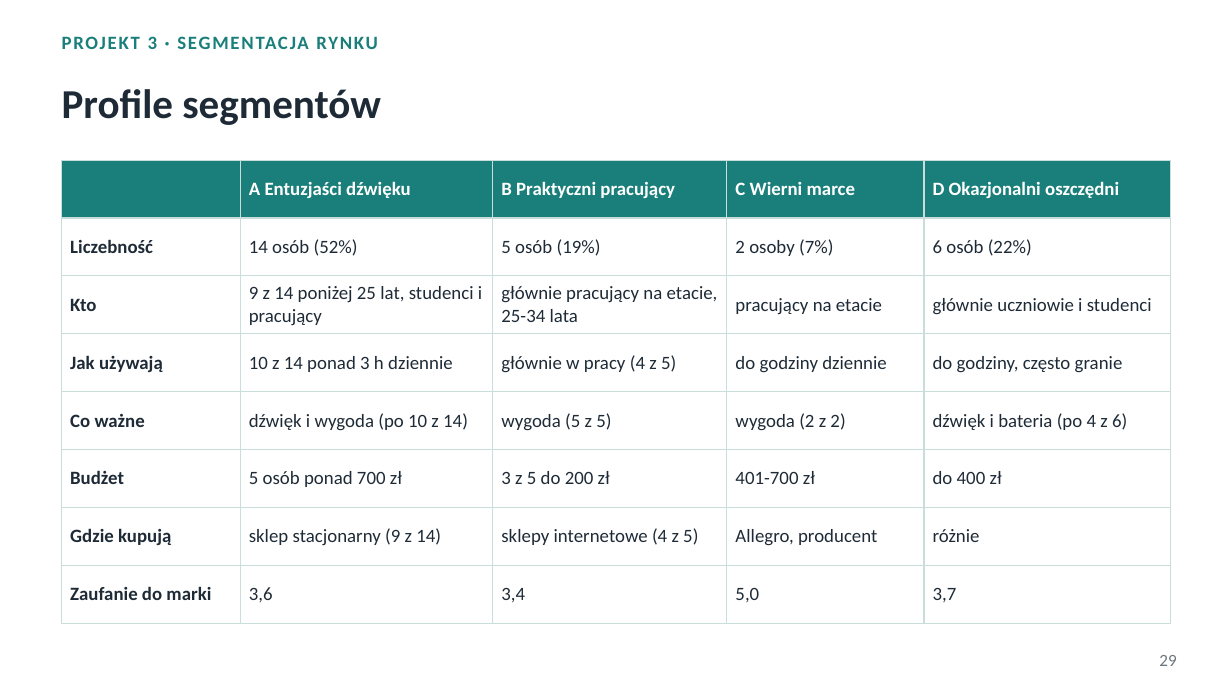
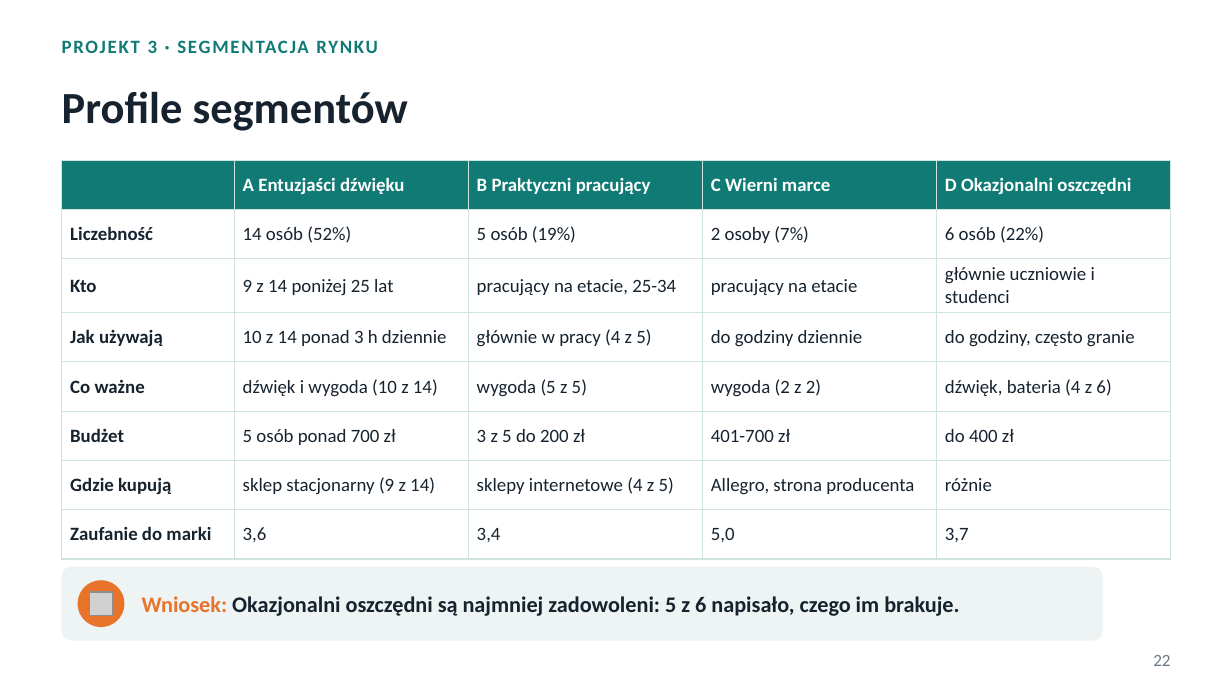
Before and after one commit to ploiu123/praca, a slide deck: slide 22 of prezentacja/Podstawy_analityki_projekty.pptx (slide 29 before the commit). Drawn at 1232x693 pixels with LibreOffice and Linux fonts; fonts in the diff are those of the drawing; grey boxes stand for pictures. Boxes give left, top, right and bottom in pixels: in the first picture for what was removed or moved away, otherwise in the second. Text is boxed around its words. In the diff, an @@ line names an element or a change of style, - is before the commit and + after.

```diff
--- a/prezentacja/Podstawy_analityki_projekty.pptx
+++ b/prezentacja/Podstawy_analityki_projekty.pptx
@@ text "PROJEKT 3 · SEGMENTACJA RYNKU" at [62, 40, 378, 53]: text colour #1A7F7A to #0F7B74 @@
@@ title "Profile segmentów" at [62, 91, 408, 131]: size 24 to 26 pt, text colour #1E2B37 to #16232F @@
@@ table at [62, 160, 1170, 546] @@
-row 3, column 2: 9 z 14 poniżej 25 lat, studenci i pracujący
+row 3, column 2: 9 z 14 poniżej 25 lat
-row 3, column 3: głównie pracujący na etacie, 25-34 lata
+row 3, column 3: pracujący na etacie, 25-34
-row 5, column 2: dźwięk i wygoda (po 10 z 14)
+row 5, column 2: dźwięk i wygoda (10 z 14)
-row 5, column 5: dźwięk i bateria (po 4 z 6)
+row 5, column 5: dźwięk, bateria (4 z 6)
-row 7, column 4: Allegro, producent
+row 7, column 4: Allegro, strona producenta
@@ fill #1A7F7A to #0F7B74 in row 1 @@
@@ text colour #1E2B37 to #16232F in "Liczebność", "14 osób (52%)", "5 osób (19%)", "2 osoby (7%)" and 26 more places @@
@@ borders changed @@
@@ rounded rectangle added at [62, 567, 1103, 641], fill #EDF4F3 @@
@@ ellipse added at [78, 580, 124, 627], fill #E8742C @@
@@ picture added at [89, 591, 112, 615] @@
@@ text added at [142, 596, 959, 616], 13 pt, text #16232F, bold @@
+Wniosek: Okazjonalni oszczędni są najmniej zadowoleni: 5 z 6 napisało, czego im brakuje.
@@ page number added at [1153, 655, 1170, 666], 10 pt, text #6B7680 @@
+22
@@ page number removed at [1159, 655, 1176, 666] @@
-29
```
Also in this commit, not shown: 24 other slides changed, 10 slides added, 12 slides removed, 4 other files.
